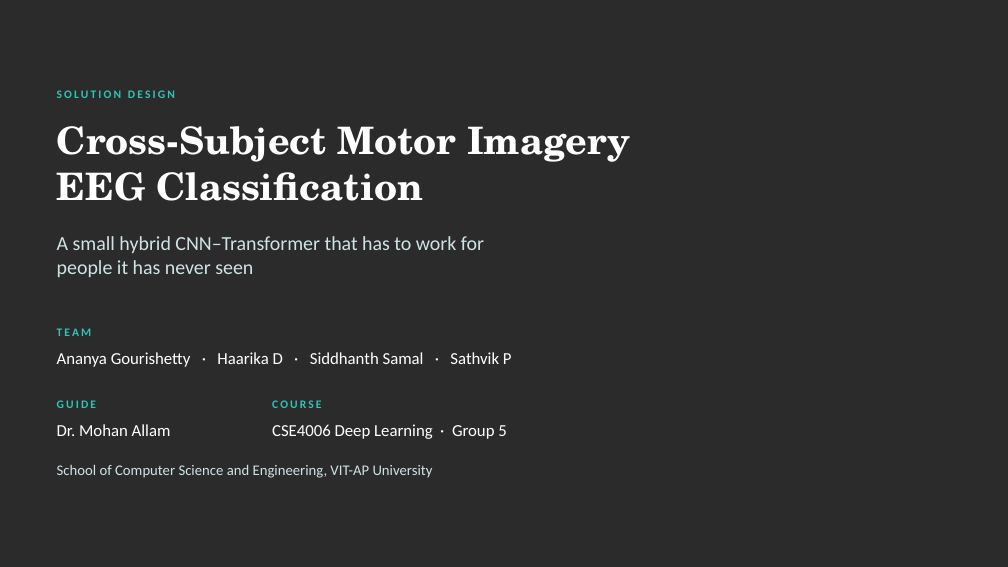
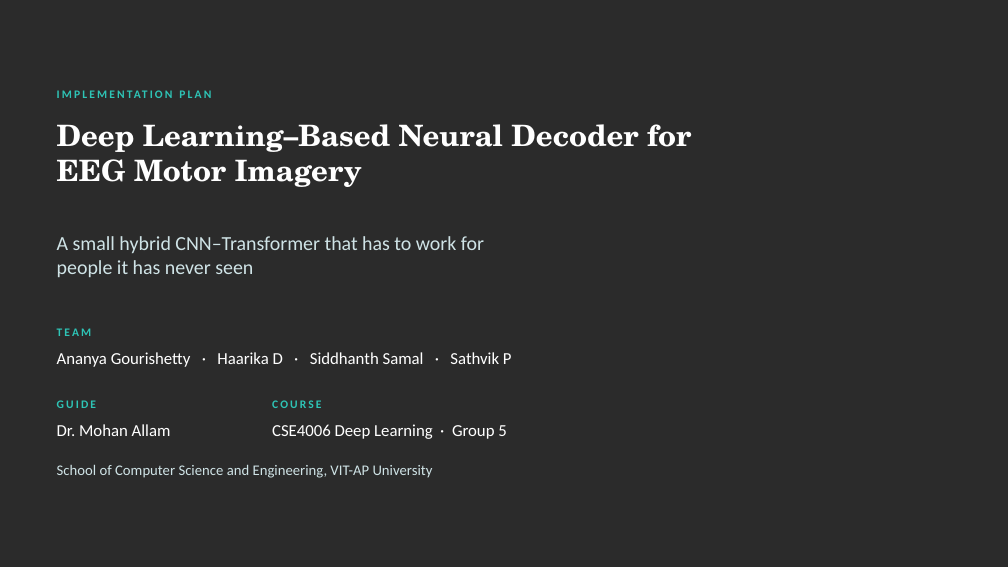
Before and after one commit to sathvikparangi907-web/neural-decoder-eeg-motor-imagery, a slide deck: slide 1 of Neural Decoder using EEG & Motor Imagery/Solution_Design_Presentation.pptx. Drawn at 1008x567 pixels with LibreOffice and Linux fonts; fonts in the diff are those of the drawing; background and template pictures are left out; a plain dark background stands for a picture behind light text. Boxes give left, top, right and bottom in pixels: in the first picture for what was removed or moved away, otherwise in the second. Text is boxed around its words. In the diff, an @@ line names an element or a change of style, - is before the commit and + after.

Commit message:
One project title everywhere: Deep Learning-Based Neural Decoder for EEG Motor Imagery

```diff
--- a/Neural Decoder using EEG & Motor Imagery/Solution_Design_Presentation.pptx
+++ b/Neural Decoder using EEG & Motor Imagery/Solution_Design_Presentation.pptx
@@ text at bbox=[57, 90, 175, 98]: text changed @@
-SOLUTION DESIGN
+IMPLEMENTATION PLAN
@@ title at bbox=[57, 124, 691, 187]: text changed; size 36 to 28 pt @@
-Cross-Subject Motor Imagery
-EEG Classification
+Deep Learning–Based Neural Decoder for EEG Motor Imagery
```
Also in this commit, not shown: 19 other slides changed, 10 other files.
